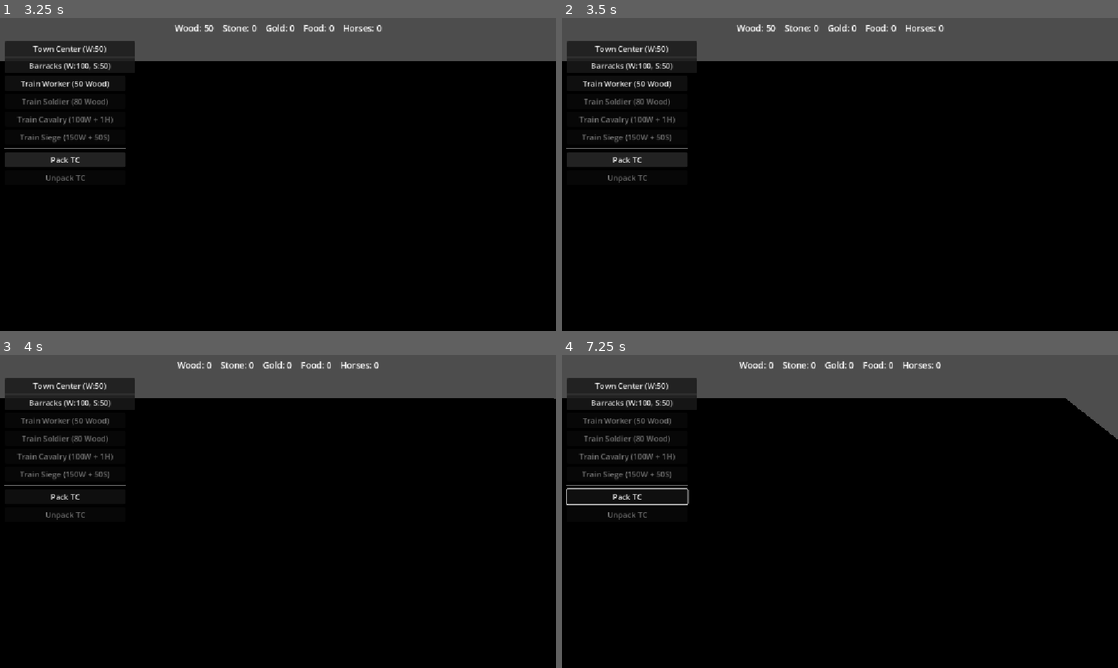
Above: before the commit, frames 1-4 (two rows, left to right).
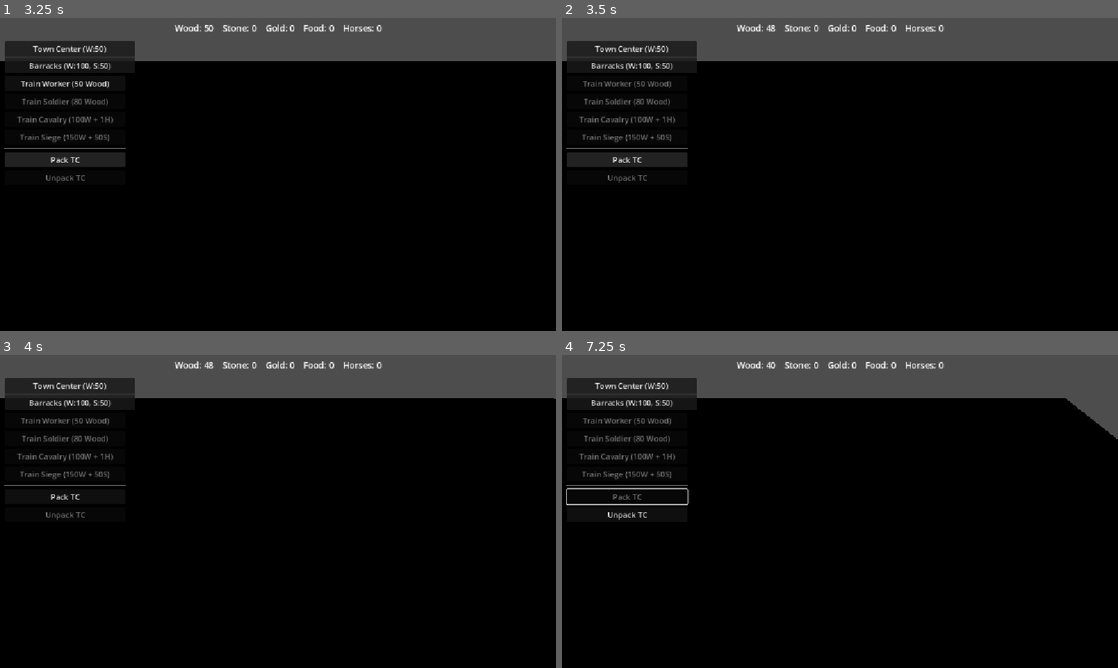
Above: after the commit, the same moments.

Repository: Ferrum-t/RTS-Game
Game: Godot game, scene res://Scenes/World/World.tscn
The game is run twice, just before and just after one commit, with the same random seed, the same clock (stepped at 60 frames per second) and the same inputs.
Inputs (mouse positions are in pixels of both pictures, inside the frame that each line leads up to):
- Up to frame 1 (3.25 s): click "Town Center (W:50)" at 0.5 s; click "Barracks (W:100, S:50)" at 1.25 s; click "Train Worker (50 Wood)" at 2 s; click "Pack TC" at 2.75 s
- Up to frame 2 (3.5 s): no input
- Up to frame 3 (4 s): tap Enter at 3.5 s; move the mouse to (400, 495) at 3.52 s; hold D (move_right) from 3.53 s (still down); tap C at 3.6 s; click (400, 495) at 3.67 s
- Up to frame 4 (7.25 s): release D (move_right) at 4.25 s; drag from (728, 527) to (812, 574) at 4.27 s; move the mouse to (895, 442) at 5.02 s; hold D (move_right) 5.03-5.75 s; tap P at 5.1 s; drag from (812, 574) to (673, 464) at 5.77 s; move the mouse to (1006, 558) at 6.52 s; hold Left (move_left) from 6.53 s (still down); tap U at 6.6 s

Frame 1 is identical in both runs. In frame 2, 0.2% of the frame differs, in the area x 3-39%, y 2-23%; in frame 3, 0.5%; in frame 4, 0.6%, in the area x 8-69%, y 2-53%.

Commit message:
Phase 7: attach EnemyAI to start soldier + EnemySpawner near enemy TC

Diff:
--- a/Scripts/Systems/MatchManager.gd
+++ b/Scripts/Systems/MatchManager.gd
@@ -2,6 +2,7 @@
 
 ## M9 — Playable Match Loop.
 ## Owns match state only. Does not drive movement, orders, harvest, or combat.
+## Phase 7: wires EnemyAIComponent + EnemySpawner for team 1.
 
 enum MatchState {
 	PLAYING,
@@ -23,6 +24,7 @@
 ## Far from player start
 const ENEMY_TC_POS := Vector3(-18.0, 0.0, 12.0)
 const ENEMY_SOLDIER_OFFSET := Vector3(3.5, 0.0, 0.0)
+const ENEMY_SPAWNER_OFFSET := Vector3(2.0, 0.0, 4.0)
 
 
 func _ready() -> void:
@@ -50,7 +52,7 @@
 	enemy_tc.position = ENEMY_TC_POS
 	scene.add_child(enemy_tc)
 
-	# Enemy Soldier (team 1) — static target, no AI
+	# Enemy Soldier (team 1) + AI brain
 	var units_parent: Node = scene.get_node_or_null("Units")
 	if units_parent == null:
 		units_parent = scene
@@ -58,9 +60,23 @@
 	soldier.team_id = 1
 	units_parent.add_child(soldier)
 	soldier.global_position = ENEMY_TC_POS + ENEMY_SOLDIER_OFFSET
+	if soldier is BaseUnit:
+		EnemyAIComponent.attach_to(soldier as BaseUnit, 24.0)
+
+	# Wave spawner near enemy base
+	var spawner := EnemySpawner.new()
+	spawner.name = "EnemySpawner"
+	spawner.team_id = 1
+	spawner.spawn_interval = 14.0
+	spawner.first_spawn_delay = 10.0
+	spawner.wave_size = 1
+	spawner.max_units_alive = 5
+	spawner.unit_scene = SOLDIER_SCENE
+	spawner.position = ENEMY_TC_POS + ENEMY_SPAWNER_OFFSET
+	scene.add_child(spawner)
 
 	_ensure_result_label()
-	print("MATCH: PLAYING (player TC team 0, enemy TC+Soldier team 1)")
+	print("MATCH: PLAYING (player TC team 0, enemy TC+Soldier+AI team 1)")
 
 
 func _process(_delta: float) -> void:
@@ -139,7 +155,6 @@
 	_result_label.vertical_alignment = VERTICAL_ALIGNMENT_CENTER
 	_result_label.add_theme_font_size_override("font_size", 64)
 	_result_label.mouse_filter = Control.MOUSE_FILTER_IGNORE
-	# Center via offsets after anchors
 	_result_label.offset_left = -200.0
 	_result_label.offset_right = 200.0
 	_result_label.offset_top = -40.0
